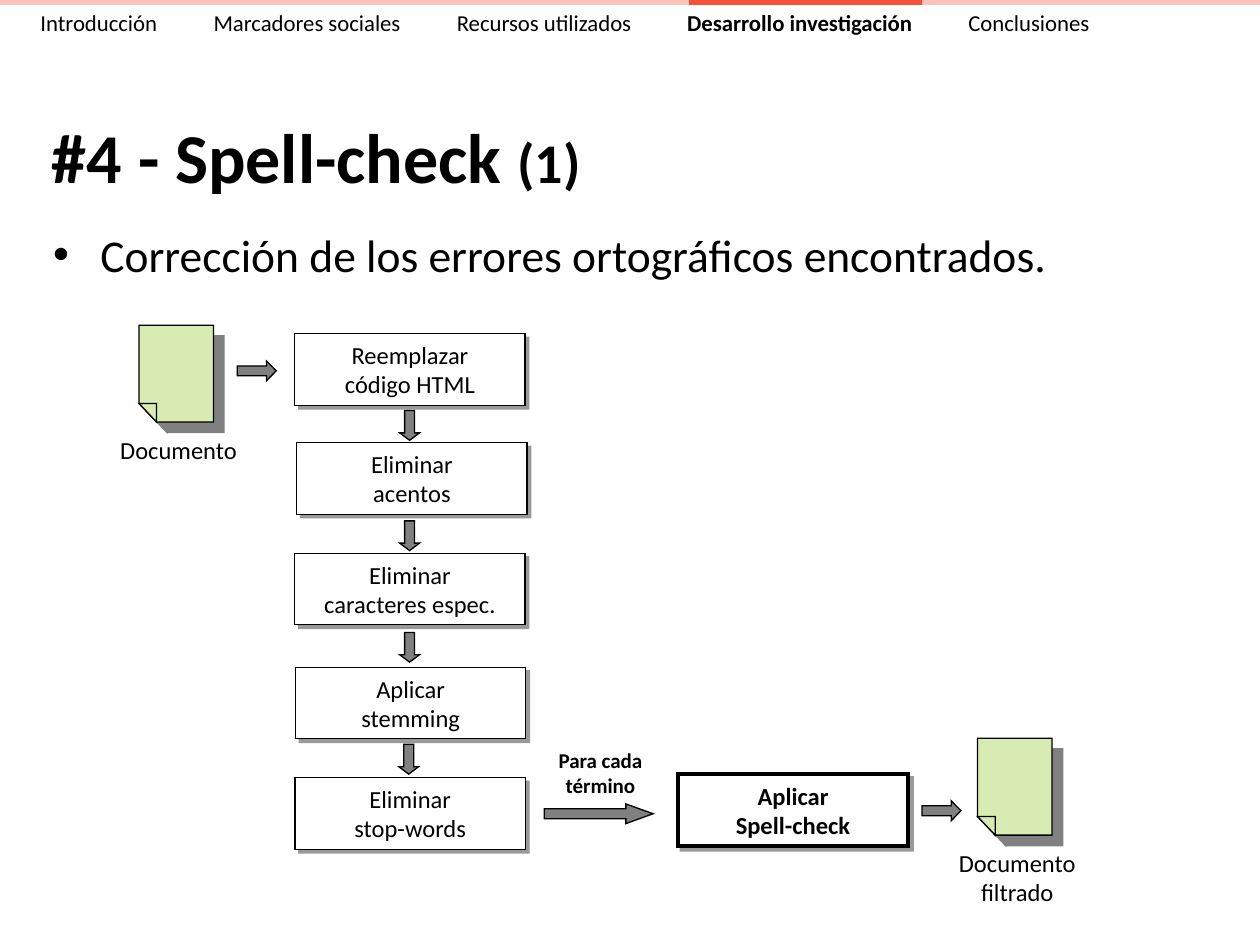
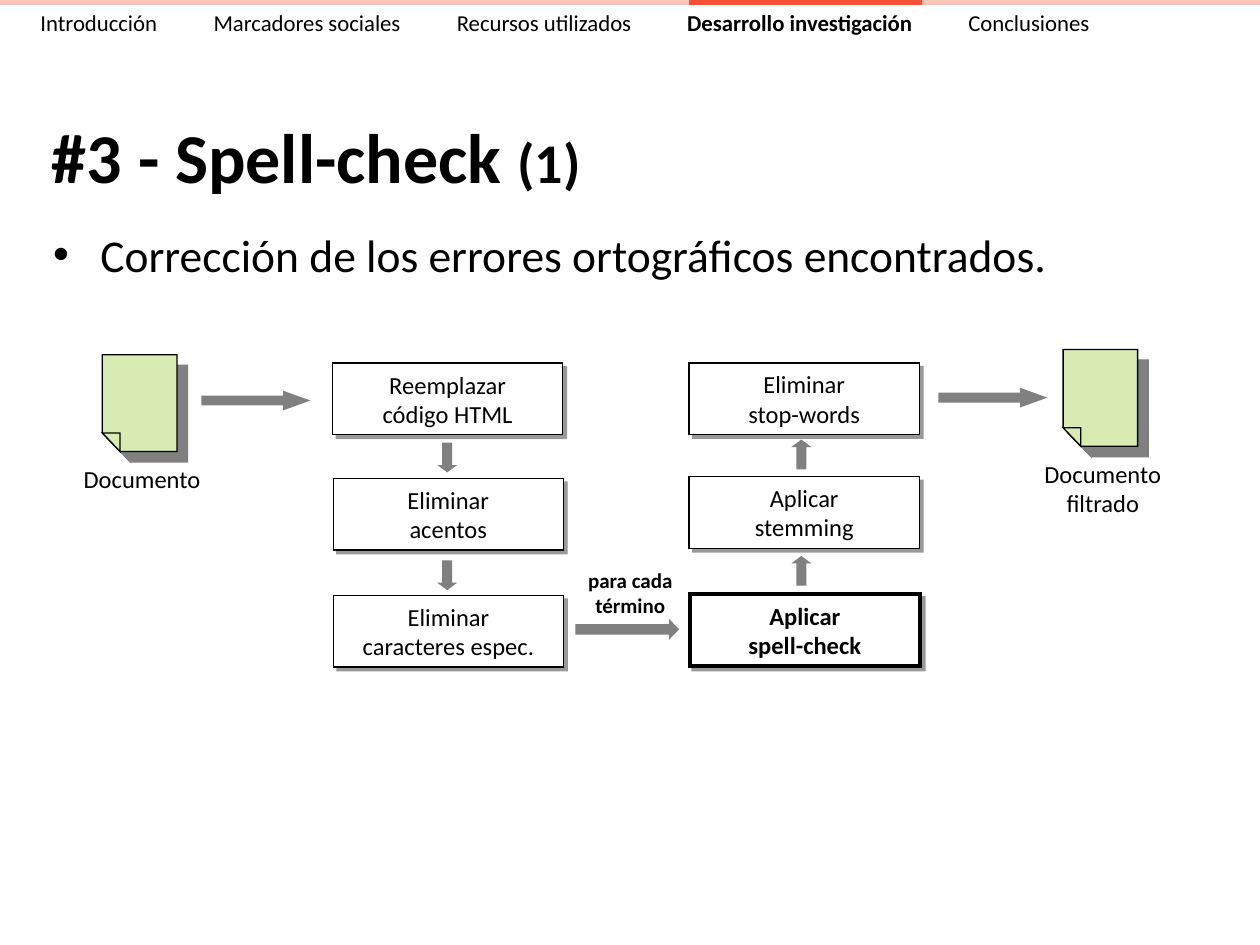
Before and after one commit to ak907kenai/nicotournetesis, a slide deck: slide 37 of docs_trunk/Presentación/Nicolás Tourné - Presentación Tesis (v2.3).ppt (slide 40 before the commit). Drawn at 1260x945 pixels with LibreOffice and Linux fonts; fonts in the diff are those of the drawing. Boxes give left, top, right and bottom in pixels: in the first picture for what was removed or moved away, otherwise in the second. Text is boxed around its words. In the diff, an @@ line names an element or a change of style, - is before the commit and + after.

```diff
--- a/docs_trunk/Presentación/Nicolás Tourné - Presentación Tesis (v2.3).ppt
+++ b/docs_trunk/Presentación/Nicolás Tourné - Presentación Tesis (v2.3).ppt
@@ title at <box>52,134,580,194</box>: text changed @@
-#4 - Spell-check (1)
+#3 - Spell-check (1)
@@ freeform shape: place and size @@
-freeform shape at <box>139,325,213,422</box>
+freeform shape at <box>102,354,176,451</box>
@@ freeform shape: place and size @@
-freeform shape at <box>978,738,1052,835</box>
+freeform shape at <box>1063,349,1138,446</box>
@@ rectangle "Reemplazar código HTML": place and size @@
-rectangle "Reemplazar código HTML" at <box>295,334,525,406</box>
+rectangle "Reemplazar código HTML" at <box>333,363,563,435</box>
@@ rectangle "Eliminar stop-words": place and size @@
-rectangle "Eliminar stop-words" at <box>295,777,525,849</box>
+rectangle "Eliminar stop-words" at <box>689,363,920,435</box>
@@ right arrow added at <box>939,388,1047,408</box>, fill #808080 @@
@@ right arrow added at <box>202,391,310,411</box>, fill #808080 @@
@@ down arrow: place and size @@
-down arrow at <box>399,411,420,441</box>
+down arrow at <box>437,442,457,472</box>
@@ down arrow at <box>437,442,457,472</box>: outline #000000 0.74 pt to none @@
@@ down arrow added at <box>791,440,811,470</box>, fill #808080 @@
@@ text "Documento": place and size @@
-text "Documento" at <box>120,443,237,459</box>
+text "Documento" at <box>84,472,201,489</box>
@@ rectangle "Eliminar acentos": place and size @@
-rectangle "Eliminar acentos" at <box>297,442,528,514</box>
+rectangle "Eliminar acentos" at <box>333,479,563,551</box>
@@ rectangle "Aplicar stemming": place and size @@
-rectangle "Aplicar stemming" at <box>296,668,527,740</box>
+rectangle "Aplicar stemming" at <box>689,476,920,548</box>
@@ text "Documento filtrado": place and size @@
-text "Documento filtrado" at <box>959,856,1076,901</box>
+text "Documento filtrado" at <box>1044,467,1161,512</box>
@@ down arrow at <box>437,561,457,591</box>: outline #000000 0.74 pt to none @@
@@ down arrow: place and size @@
-down arrow at <box>399,520,420,551</box>
+down arrow at <box>437,561,457,591</box>
@@ down arrow added at <box>791,556,811,586</box>, fill #808080 @@
@@ rectangle "Eliminar caracteres espec.": place and size @@
-rectangle "Eliminar caracteres espec." at <box>295,553,525,625</box>
+rectangle "Eliminar caracteres espec." at <box>334,596,564,668</box>
@@ text at <box>588,573,673,613</box>: text changed @@
-Para cada término
+para cada
+término
@@ rectangle "Aplicar spell-check": place and size @@
-rectangle "Aplicar spell-check" at <box>678,775,908,847</box>
+rectangle "Aplicar spell-check" at <box>689,595,920,667</box>
@@ down arrow added at <box>576,618,680,639</box>, fill #808080 @@
@@ text in rectangle at <box>748,608,861,658</box>: text changed @@
-Aplicar
-Spell-check
+Aplicar
+spell-check
@@ group removed at <box>238,361,961,824</box>: 4 down arrows, 1 right arrow @@
```
Also in this commit, not shown: 10 other slides changed, 3 slides removed, 2 other files.
